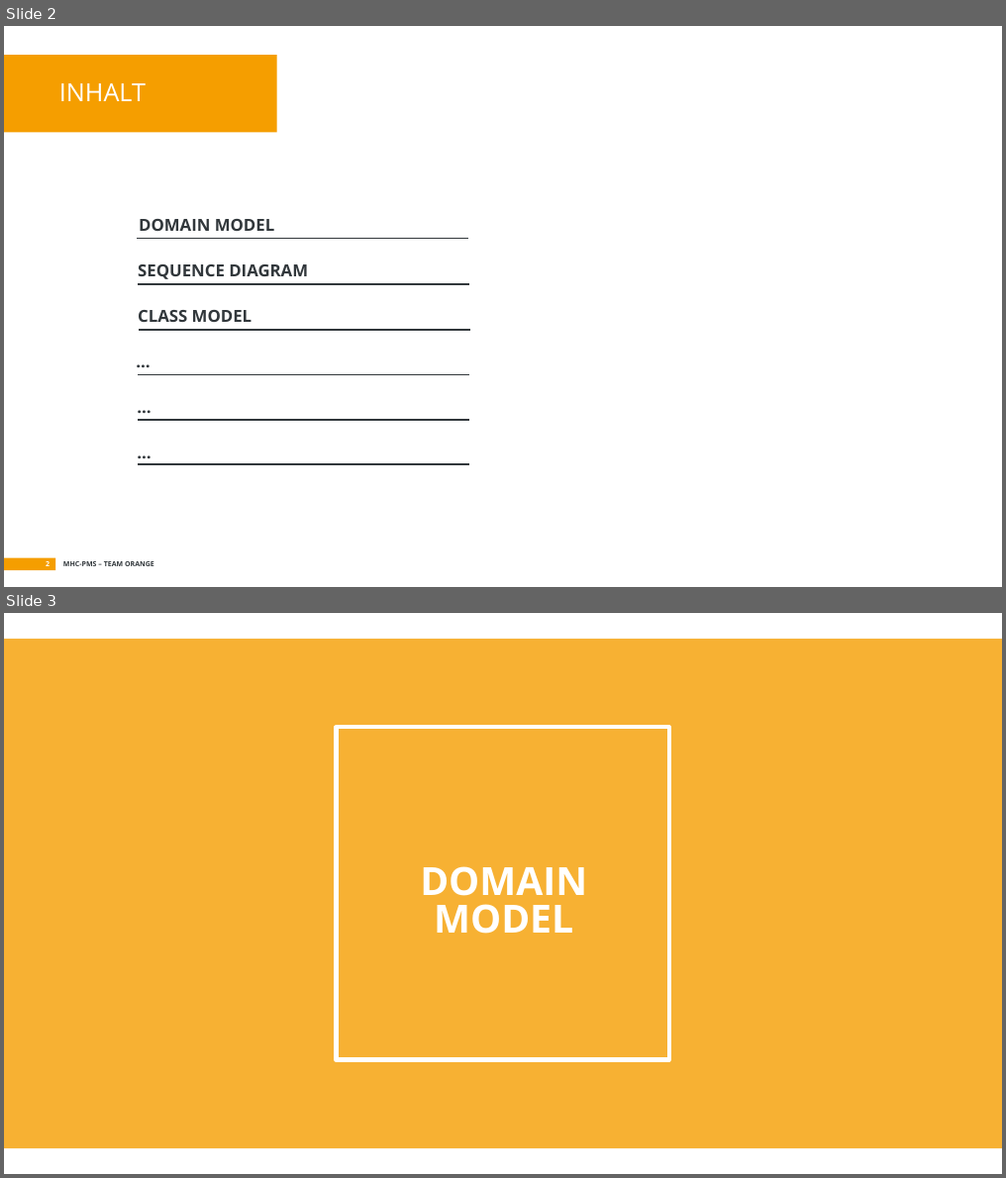
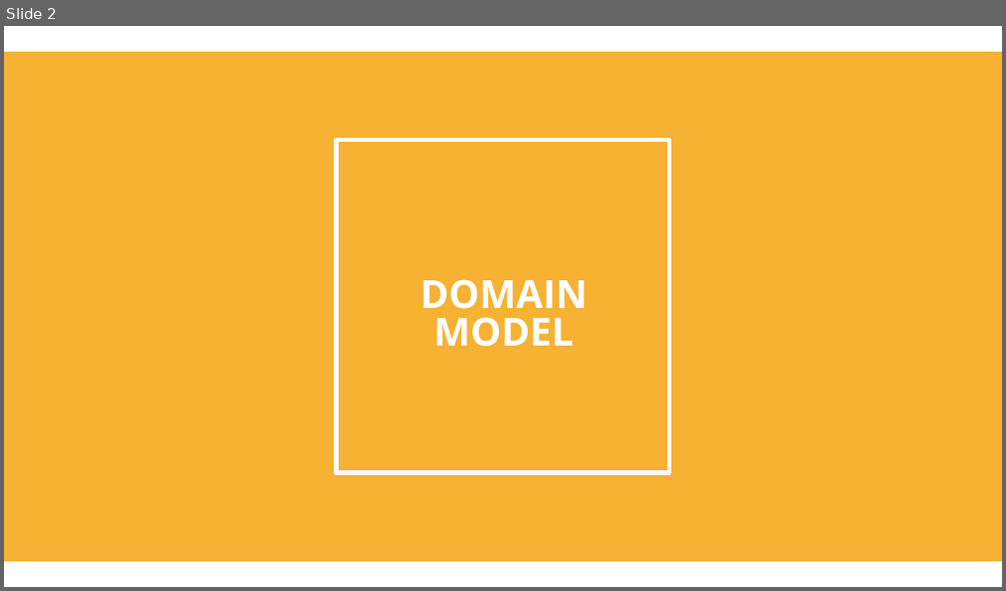
Before and after one commit to soed2020-teamorange/ch.bfh.bti7081.s2020.orange, a slide deck: doc/tasks/task_04/task04.pptx. Shown one above the other, each under a label of ours: slides 2 and 3 before the commit, slide 2 after it. The pictures are 1006x1178 and 1006x591 pixels, drawn with LibreOffice and Linux fonts; fonts in the diff are those of the drawing. Boxes give left, top, right and bottom in pixels: in the first picture for what was removed or moved away, otherwise in the second. Text is boxed around its words. In the diff, an @@ line names an element or a change of style, - is before the commit and + after.

Commit message:
Class diagramm; divers

```diff
--- a/doc/tasks/task_04/task04.pptx
+++ b/doc/tasks/task_04/task04.pptx
@@ slide 2 removed at [4,26,1002,587], background #FFFFFF; not listed: 4 template elements that a slide beside it also shows @@
@@ title removed at [59,83,146,101] @@
-INHALT
@@ text removed at [139,219,274,231] @@
-DOMAIN MODEL
@@ line removed from (137, 239) to (469, 239) @@
@@ line removed from (138, 284) to (469, 284) @@
@@ text removed at [138,265,308,279] @@
-SEQUENCE DIAGRAM
@@ text removed at [138,310,252,322] @@
-CLASS MODEL
@@ text removed at [127,336,490,373] @@
-…
@@ line removed from (139, 330) to (470, 330) @@
@@ line removed from (138, 375) to (470, 375) @@
@@ text removed at [127,382,490,419] @@
-…
@@ text removed at [127,427,490,465] @@
-…
@@ line removed from (138, 420) to (469, 420) @@
@@ line removed from (138, 466) to (469, 466) @@
@@ what was slide 3 is now slide 2 @@
```
Also in this commit, not shown: 1 slide changed, 5 slides added, 5 other slides removed, 8 other files.
